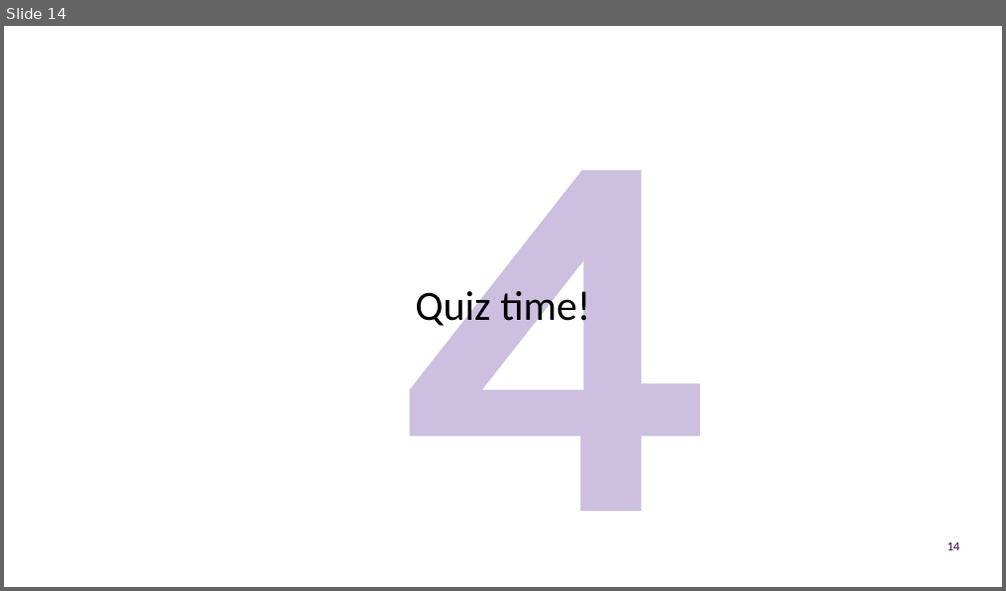
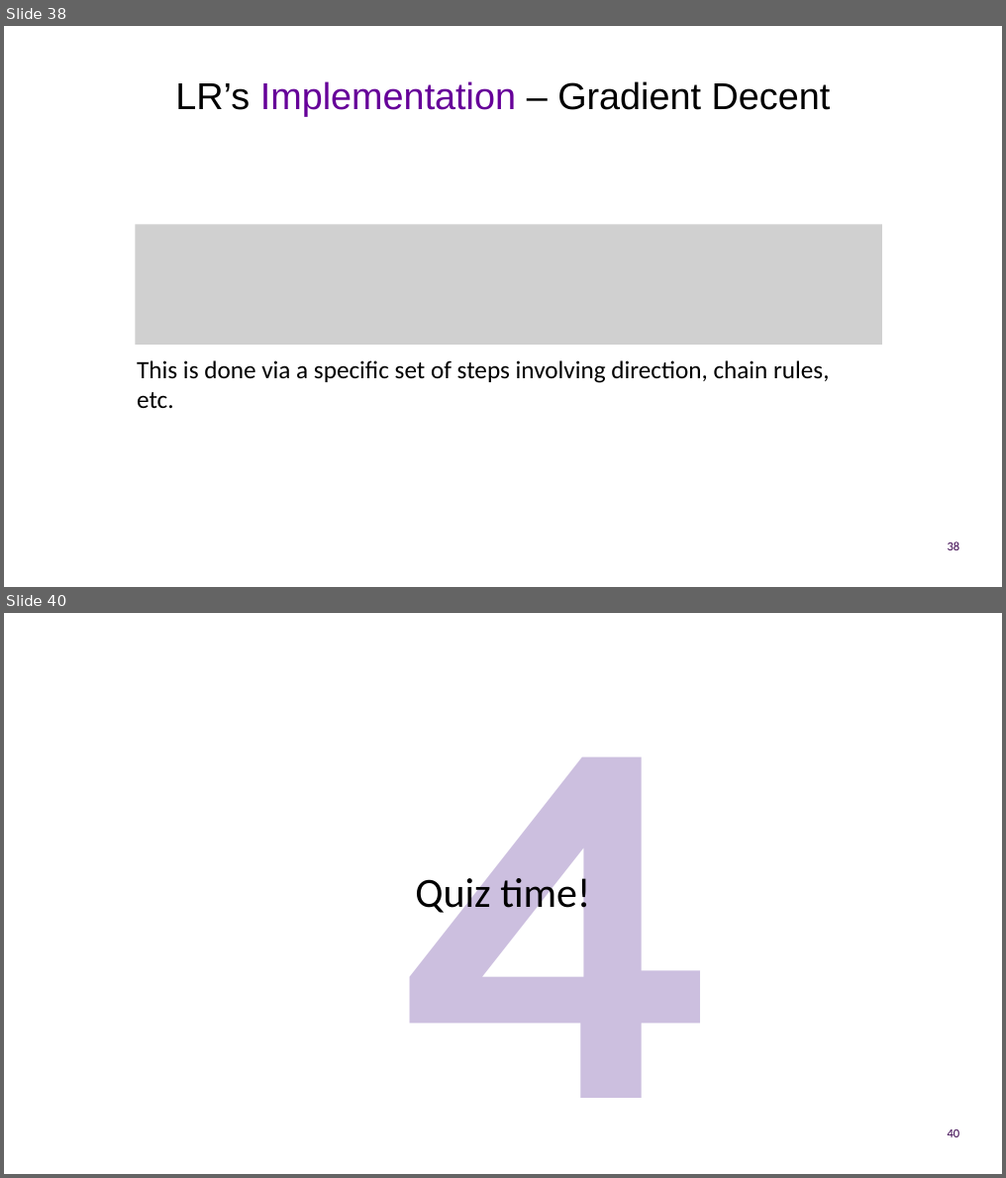
Before and after one commit to UOMDSS/workshops-2022-2023, a slide deck: semester-1/Week-7-EEG-Feeling-Emotions-Logistic-Regression/presentation.pptx. Shown one above the other, each under a label of ours: slide 14 before the commit, slides 38 and 40 after it; the slides between them are not shown. The pictures are 1006x591 and 1006x1178 pixels, drawn with LibreOffice and Linux fonts; fonts in the diff are those of the drawing; grey boxes stand for pictures; background and template pictures are left out. Boxes give left, top, right and bottom in pixels: in the first picture for what was removed or moved away, otherwise in the second. Text is boxed around its words. In the diff, an @@ line names an element or a change of style, - is before the commit and + after.

```diff
--- a/semester-1/Week-7-EEG-Feeling-Emotions-Logistic-Regression/presentation.pptx
+++ b/semester-1/Week-7-EEG-Feeling-Emotions-Logistic-Regression/presentation.pptx
@@ slide 38 added at (4,26,1002,587), background #FFFFFF @@
@@ title added at (175,81,831,117), 36 pt, text #000000 @@
+LR’s Implementation – Gradient Decent
@@ picture added at (135,224,882,345) @@
@@ text added at (137,361,829,408), 24 pt, text #000000 @@
+This is done via a specific set of steps involving direction, chain rules, etc.
@@ page number added at (947,542,960,551), 12 pt, text #3B054F @@
+38
@@ what was slide 14 is now slide 40 @@
@@ page number at (947,1130,960,1138): text changed @@
-14
+40
```
Also in this commit, not shown: 7 slides changed, 26 other slides added, 6 slides removed.
